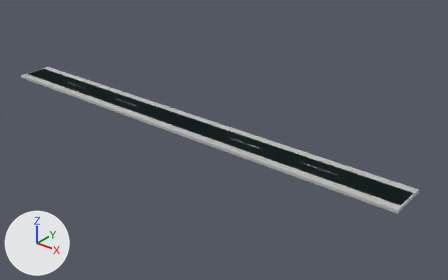
One commit to the glTF model public/models/digital-twin/fab1-corridor-l4.glb: the scene before it, then after it.
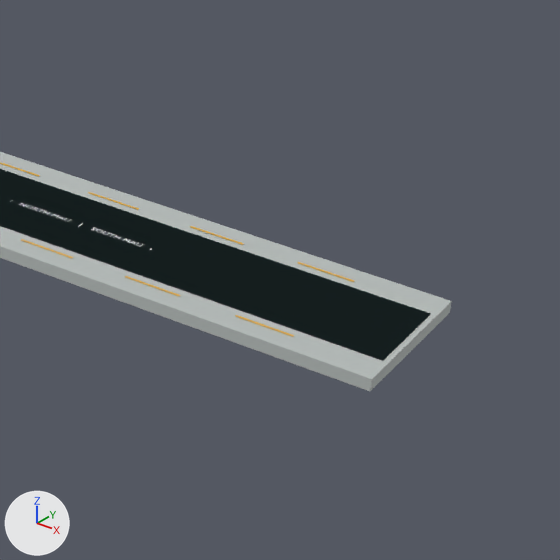
The first picture shows the older version from a 50 mm lens placed at (29.1, -31.3, 19.1), pointed at (3.3, 1.0, -0.9). The close-ups show the older and then the newer version on the part from 67% to 100% of the width and 39% to 92% of the height of that picture. Only the edits that show in the close-ups are written down. Lighting does not change. The marker at lower left points along +X, +Y and +Z. Where no turn or scale is listed for an object, it has been applied to the vertices.

The scene before the commit, as lines of its bpy script (objects in view):
```python
me_fab1_corridor_l4_floor = bpy.data.meshes.new('FAB1_Corridor_L4_Floor')
me_fab1_corridor_l4_floor.from_pydata(...)  # a box spanning x -18.0..18.0, y -1.5..1.5, z -0.1..0.1
me_fab1_corridor_l4_floor.materials.append(mat_fab_atlas)
me_fab1_l4_path = bpy.data.meshes.new('FAB1_L4_Path')
me_fab1_l4_path.from_pydata(...)  # 4 vertices, 4 faces; spans x -17.9..17.9, y -0.9..0.9, z 0.0
me_fab1_l4_path.materials.append(mat_fab_atlas)
ob_fab1_corridor_l4_floor = bpy.data.objects.new('FAB1_Corridor_L4_Floor', me_fab1_corridor_l4_floor)
ob_fab1_corridor_l4_floor.location = (0.0, 0.0, -0.11)
ob_fab1_l4_path = bpy.data.objects.new('FAB1_L4_Path', me_fab1_l4_path)
ob_fab1_l4_path.location = (0.0, 0.0, 0.01)
```
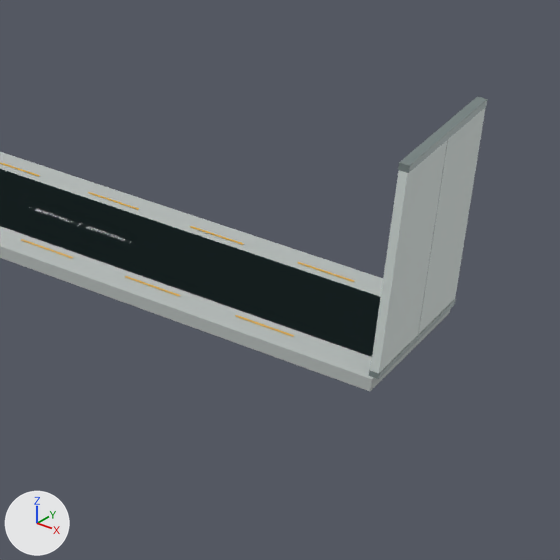
Where the change shows, as pixel boxes [x1, y1, x2, y2] in the close-ups (560 x 560 px):
'FAB1_Corridor_L4_EndWall', added
    after: [369, 96, 488, 379]
    faces in mat_fab_wall (light grey #d5dedb): [370, 107, 486, 373]
    faces in mat_fab_trim (grey #83908f): [369, 96, 488, 379]

The change, as a list of edits to the scene's bpy script:
```text
Add mat_fab_trim:
    mat_fab_trim = principled_material('FAB_Trim')
    mat_fab_trim.base_color = (0.227, 0.279, 0.275)  # grey #83908f
    mat_fab_trim.metallic = 0.3
    mat_fab_trim.roughness = 0.45
Add mat_fab_wall:
    mat_fab_wall = principled_material('FAB_Wall')
    mat_fab_wall.base_color = (0.665, 0.73, 0.708)  # light grey #d5dedb
    mat_fab_wall.roughness = 0.65
Add me_fab1_corridor_l4_endwall:
    me_fab1_corridor_l4_endwall.from_pydata(...)  # 32 vertices, 60 faces; spans x -0.08..0.08, y -1.44..1.44, z -1.83..1.83
    # faces by material slot: [12, 48]
    me_fab1_corridor_l4_endwall.materials.append(mat_fab_wall)  # light grey #d5dedb
    me_fab1_corridor_l4_endwall.materials.append(mat_fab_trim)  # grey #83908f
Add ob_fab1_corridor_l4_endwall:
    ob_fab1_corridor_l4_endwall = bpy.data.objects.new('FAB1_Corridor_L4_EndWall', me_fab1_corridor_l4_endwall)
    ob_fab1_corridor_l4_endwall.location = (18.0, 0.0, 1.83)
```
